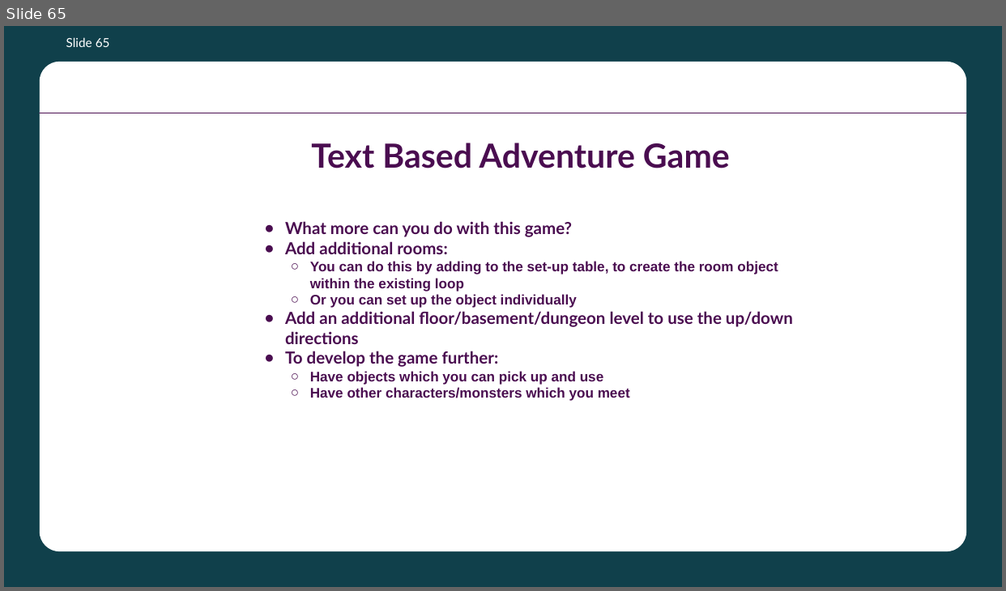
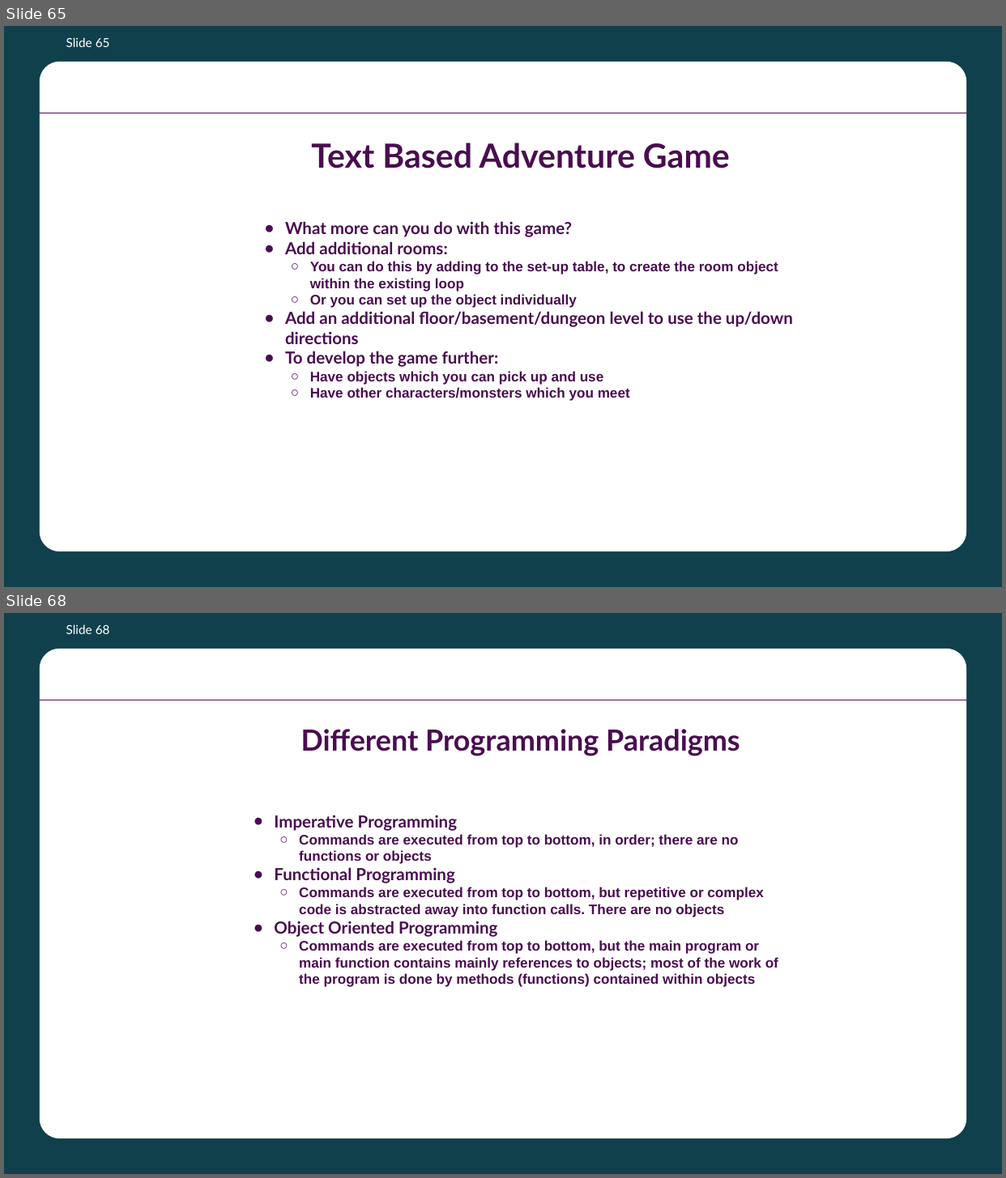
Before and after one commit to batecsw/OOP_class_work, a slide deck: Python OOP Course Presentation.pptx. Shown one above the other, each under a label of ours: slide 65 before the commit, slides 65 and 68 after it; the slides between them are not shown. The pictures are 1006x591 and 1006x1178 pixels, drawn with LibreOffice and Linux fonts; fonts in the diff are those of the drawing; background and template pictures are left out. Boxes give left, top, right and bottom in pixels: in the first picture for what was removed or moved away, otherwise in the second. Text is boxed around its words. In the diff, an @@ line names an element or a change of style, - is before the commit and + after.

```diff
--- a/Python OOP Course Presentation.pptx
+++ b/Python OOP Course Presentation.pptx
@@ slide 68 added at (4, 613, 1002, 1174), background #10404B; not listed: 2 template elements that a slide beside it also shows @@
@@ page number added at (66, 624, 110, 634), 18 pt, text #FFFFFF @@
+Slide 68
@@ title added at (301, 729, 740, 756), 42 pt, text #4A0D50, bold @@
+Different Programming Paradigms
@@ title added at (274, 815, 778, 987), 20 pt, text #4A0D50, bold @@
+● Imperative Programming
+  ○ Commands are executed from top to bottom, in order; there are no functions or objects
+● Functional Programming
+  ○ Commands are executed from top to bottom, but repetitive or complex code is abstracted away into function calls. There are no objects
+● Object Oriented Programming
+  ○ Commands are executed from top to bottom, but the main program or main function contains mainly references to objects; most of the work of the program is done by methods (functions) contained within objects
```
Also in this commit, not shown: 11 other slides added, 1 other file.
